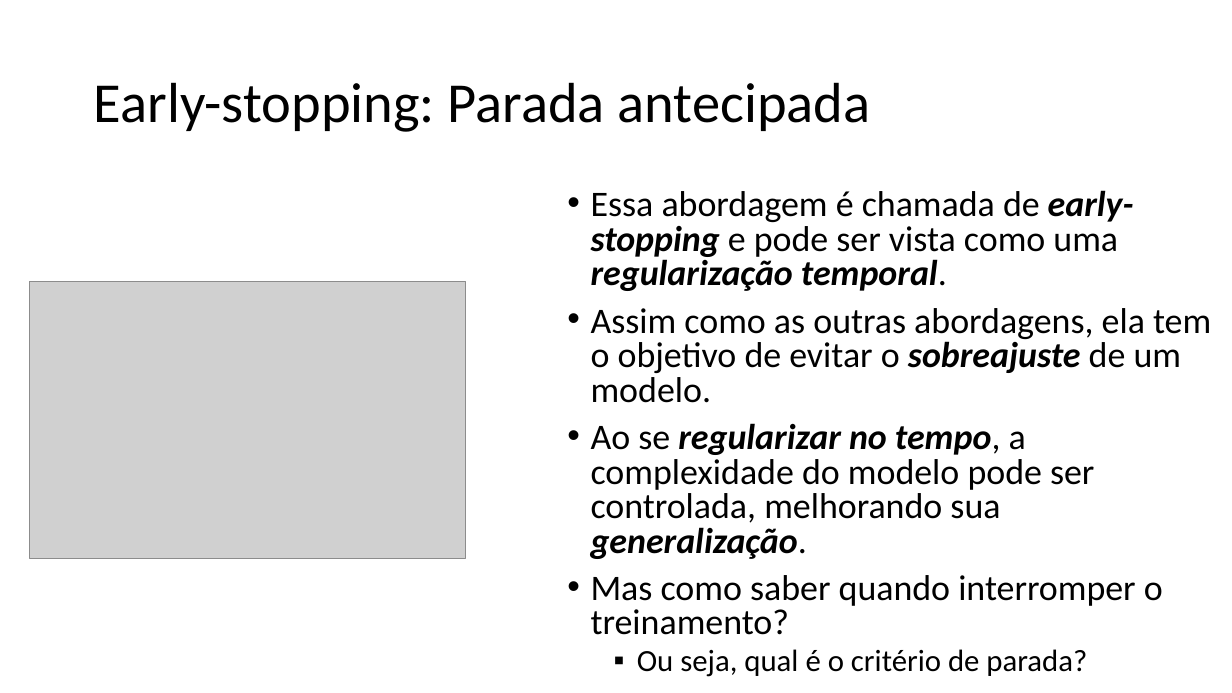
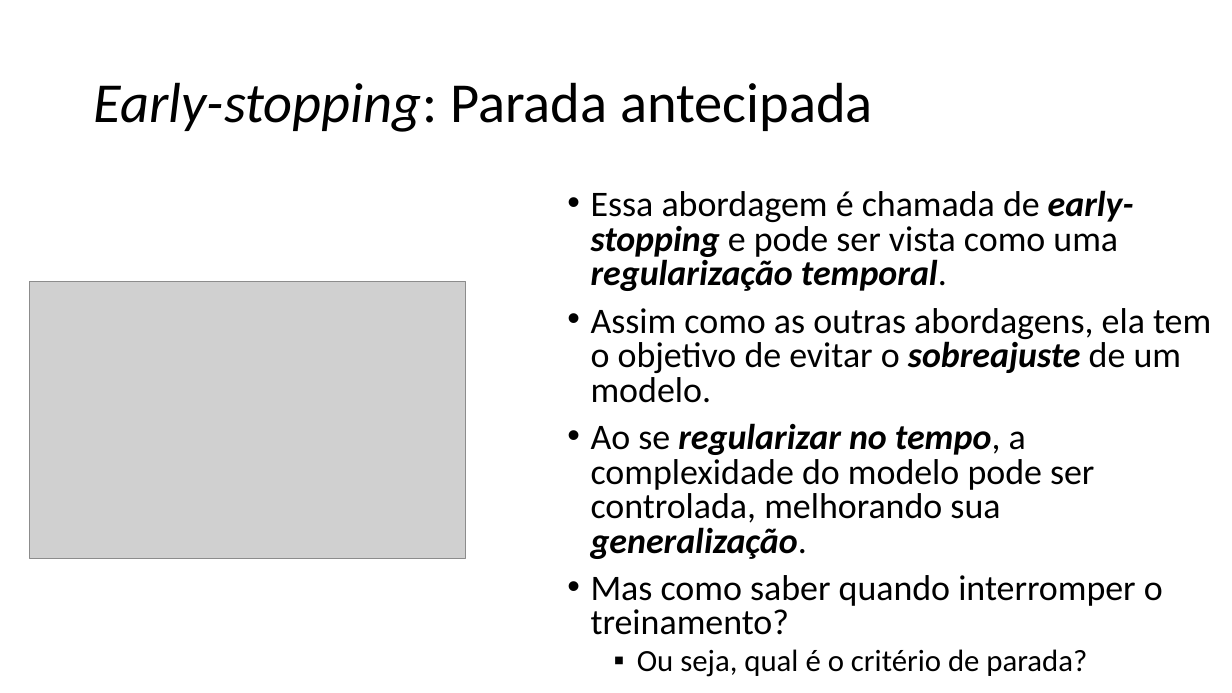
Before and after one commit to zz4fap/c24_inteligencia_artificial, a slide deck: slide 121 of slides/C24_Regressão.pptx. Drawn at 1232x693 pixels with LibreOffice and Linux fonts; fonts in the diff are those of the drawing; grey boxes stand for pictures. Boxes give left, top, right and bottom in pixels: in the first picture for what was removed or moved away, otherwise in the second. Text is boxed around its words. In the diff, an @@ line names an element or a change of style, - is before the commit and + after.

```diff
--- a/slides/C24_Regressão.pptx
+++ b/slides/C24_Regressão.pptx
@@ title "Early-stopping: Parada antecipada" at (x1=94, y1=82, x2=873, y2=132): italic on in "Early-stopping:" @@
```
Also in this commit, not shown: 6 other slides changed.
